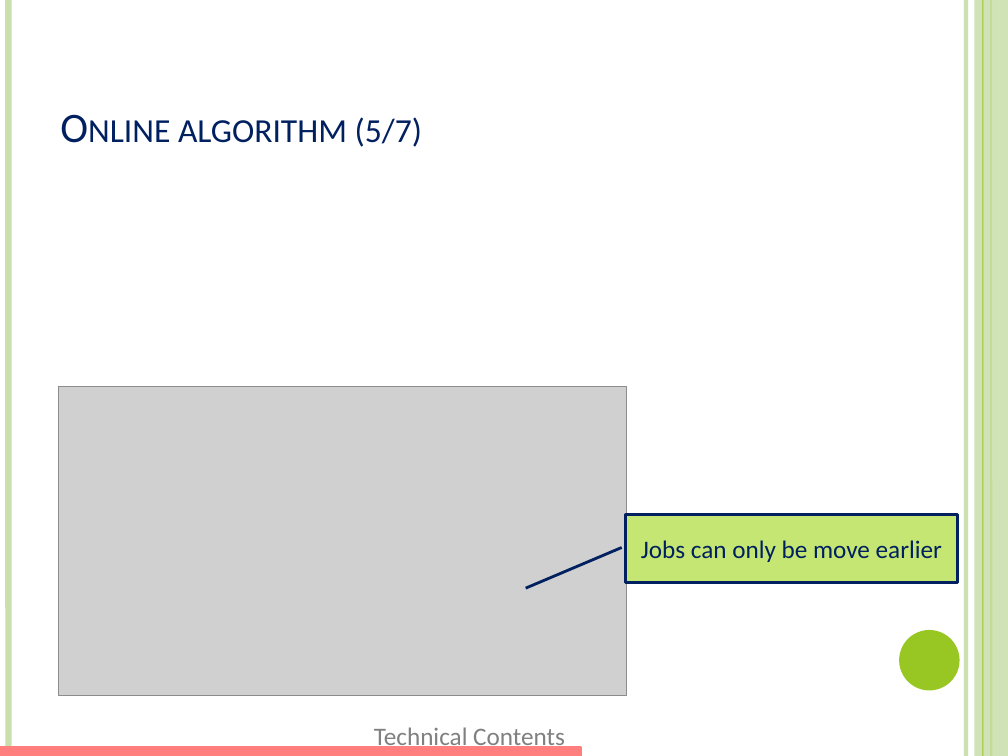
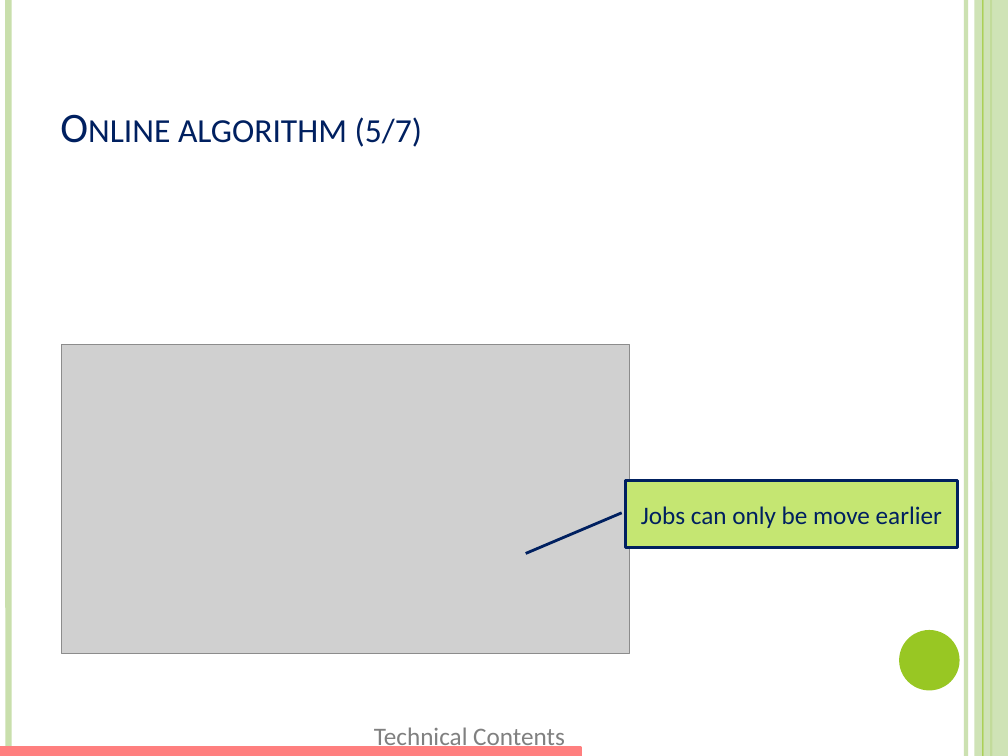
Before and after one commit to xizhonghua/GreenDC-Summary, a slide deck: slide 23 of file/Adnan12-EEGLB.pptm. Drawn at 1008x756 pixels with LibreOffice and Linux fonts; fonts in the diff are those of the drawing; grey boxes stand for pictures. Boxes give left, top, right and bottom in pixels: in the first picture for what was removed or moved away, otherwise in the second. Text is boxed around its words. In the diff, an @@ line names an element or a change of style, - is before the commit and + after.

```diff
--- a/file/Adnan12-EEGLB.pptm
+++ b/file/Adnan12-EEGLB.pptm
@@ picture: place and size @@
-picture at [58, 386, 627, 696]
+picture at [61, 345, 630, 654]
@@ border callout "Jobs can only be move ...": place and size @@
-border callout "Jobs can only be move ..." at [626, 515, 958, 583]
+border callout "Jobs can only be move ..." at [626, 480, 958, 547]
```
Also in this commit, not shown: 15 other slides changed, 1 slide added.
